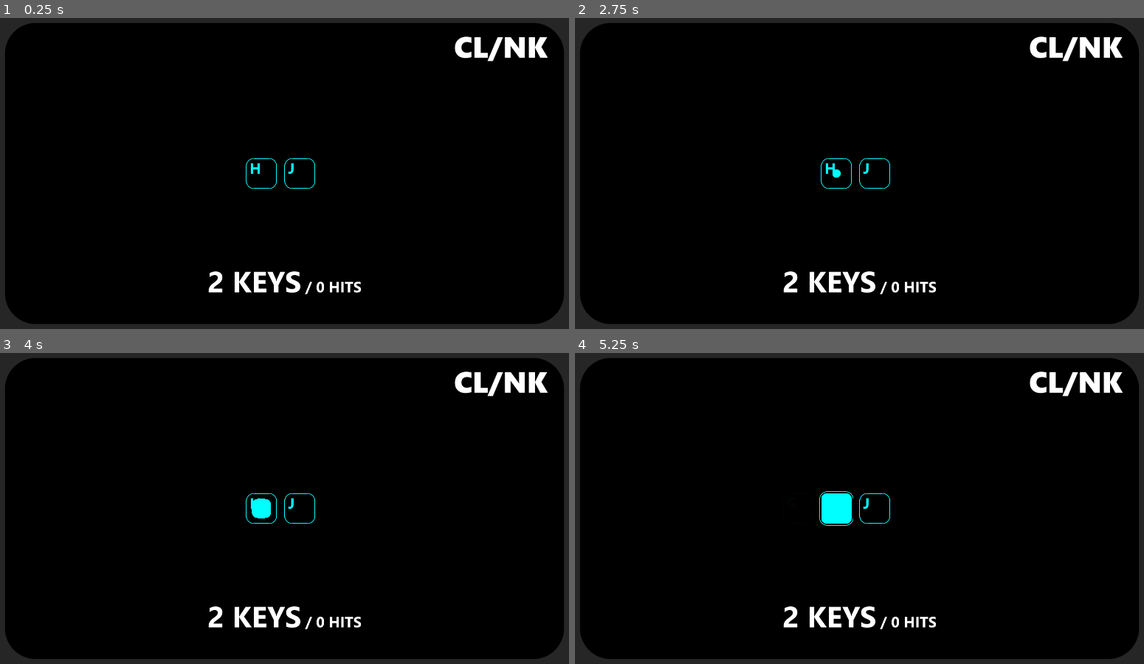
Above: before the commit, frames 1-4 (two rows, left to right).
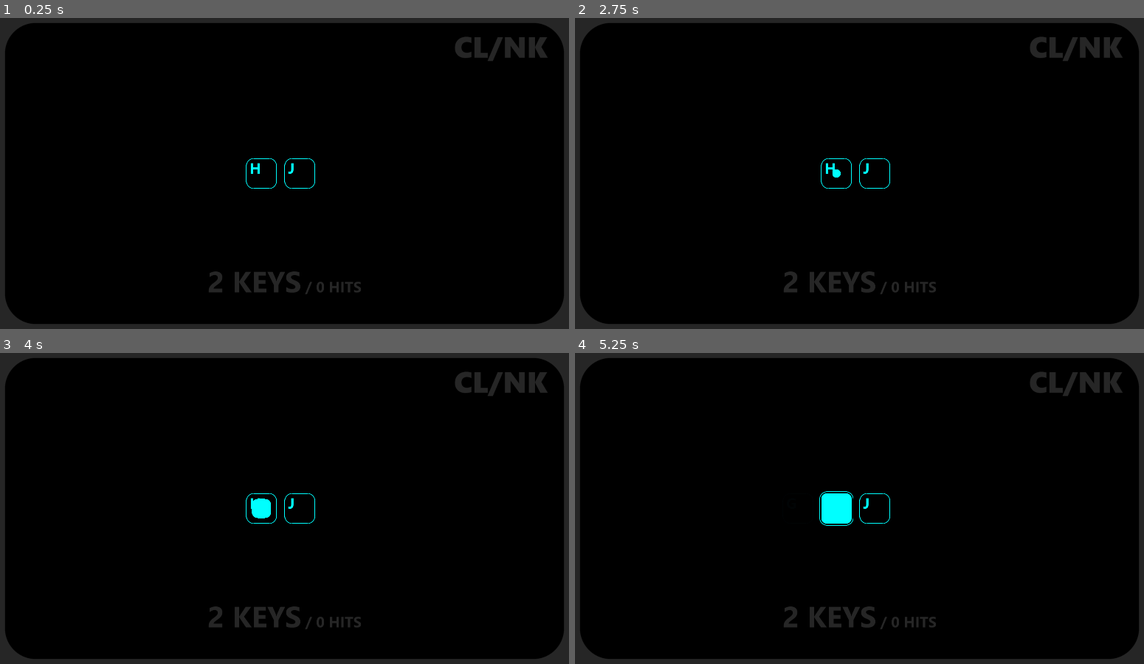
Above: after the commit, the same moments.

Repository: hedgemandan/2025-InfinityJam
Game: Godot game, scene res://Scenes/main_scene.tscn
Same seed, same stepped clock (60 frames per second), same inputs: the game is played once before the commit and once after it.
Inputs:
- Up to frame 1 (0.25 s): no input
- Up to frame 2 (2.75 s): tap Enter at 0.5, 2 s; tap 0 at 0.6, 2.1 s; tap Space at 0.77, 1.25, 1.52 s; tap 9 at 1.35 s
- Up to frame 3 (4 s): tap Space at 2.75, 3.02, 3.77 s; tap 9 at 2.85 s; tap Enter at 3.5 s; tap 0 at 3.6 s
- Up to frame 4 (5.25 s): tap Space at 4.25, 4.52 s; tap 9 at 4.35 s; tap 0 at 5.1 s

The runs differ from the first frame. In frame 1, 1.4% of the frame differs, in the area x 36-97%, y 5-89%; in frame 2, 1.4%; in frame 3, 1.4%; in frame 4, 1.4%.
Error before the commit: Invalid assignment of property or key 'text' with value of type 'String' on a base object of type 'null instance'. (res://Scripts/main_scene.gd:235)

Commit message:
update

Diff:
--- a/2_Project/RhythmQWERTY/Scenes/button.tscn
+++ b/2_Project/RhythmQWERTY/Scenes/button.tscn
@@ -1982,7 +1982,6 @@
 offset_bottom = 49.5
 theme_override_fonts/font = ExtResource("4_svtet")
 theme_override_font_sizes/font_size = 48
-text = "X"
 
 [node name="OutlineCurve2" type="Bone2D" parent="Skeleton2D/Outline"]
 position = Vector2(36.5, -36.5)
--- a/2_Project/RhythmQWERTY/Scenes/main_scene.tscn
+++ b/2_Project/RhythmQWERTY/Scenes/main_scene.tscn
@@ -229,6 +229,7 @@
 offset_right = 1815.0
 offset_bottom = 204.0
 grow_horizontal = 0
+theme_override_colors/font_color = Color(0.14902, 0.14902, 0.14902, 1)
 theme_override_fonts/font = ExtResource("8_m1efj")
 theme_override_font_sizes/font_size = 96
 text = "CL/NK"
@@ -241,6 +242,7 @@
 offset_top = 822.5
 offset_right = 1920.0
 offset_bottom = 972.5
+theme_override_colors/default_color = Color(0.14902, 0.14902, 0.14902, 1)
 theme_override_fonts/normal_font = ExtResource("7_huasi")
 theme_override_fonts/bold_font = ExtResource("7_huasi")
 theme_override_font_sizes/normal_font_size = 48
--- a/2_Project/RhythmQWERTY/Scripts/main_scene.gd
+++ b/2_Project/RhythmQWERTY/Scripts/main_scene.gd
@@ -14,6 +14,8 @@
 @onready var Music = $Music
 
 @onready var score: RichTextLabel = $Score
+@onready var game_title: Label = $"Game Title"
+
 @onready var keys_unlocked = $"Keys Unlocked"
 
 @onready var buttons_data = {
@@ -190,6 +192,8 @@
 		var button_node = buttons_data[button_name]["Node"]
 		if button_node:
 			button_node.modulate = Color(1,1,1,1)
+	game_title.add_theme_color_override("font_color", Color(1, 1, 1))
+	score.add_theme_color_override("font_color", Color(1, 1, 1))
 	end_screen_instance = end_screen.instantiate()
 	add_child(end_screen_instance)
 	end_screen_instance.end_game_screen()
@@ -232,7 +236,6 @@
 			buttons_data[gamestepstring]["Node"].show()
 			buttons_data[gamestepstring]["Node"].appear_anim()
 			global.numberoffbuttonsvisible += 1
-			keys_unlocked.text = str(global.numberoffbuttonsvisible - 1)
 			global.gamestep += 1
 	else:
 		pass
